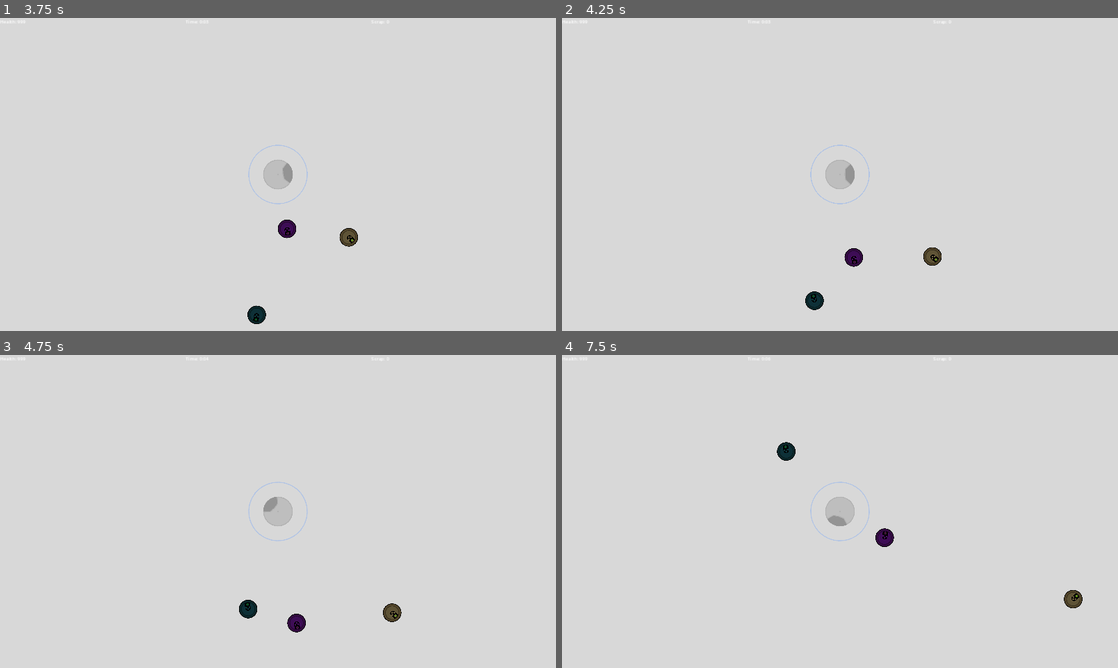
Above: before the commit, frames 1-4 (two rows, left to right).
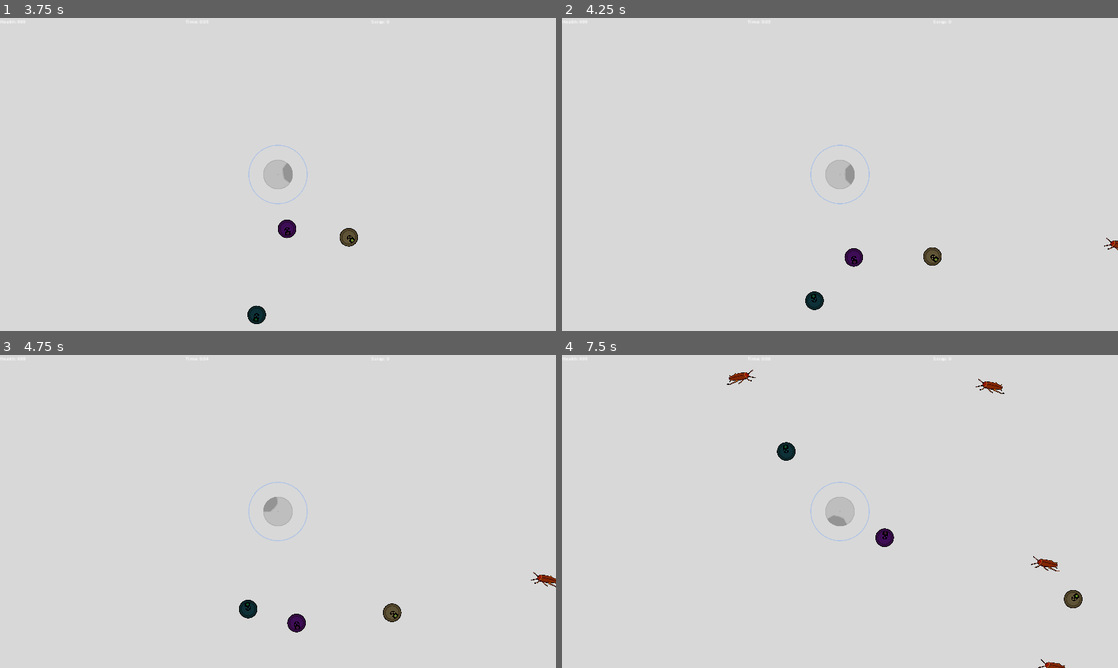
Above: after the commit, the same moments.

Repository: PlainOldNoah/DroneDeployer
Game: Godot game, scene res://main/main.tscn
Two runs of this game, one before a commit and one after it. Both use one fixed random seed, a clock stepped at 60 frames per second and the inputs below.
Inputs (mouse positions are in pixels of both pictures, inside the frame that each line leads up to):
- Up to frame 1 (3.75 s): click "Start Game" at 0.5 s; tap Enter at 1.25 s; move the mouse to (250, 237) at 1.27 s; press the mouse at (250, 237) at 1.28 s; move the mouse to (444, 221) at 2.02 s; release the mouse at (444, 221) at 2.03 s; click (444, 221) at 2.1 s; move the mouse to (111, 127) at 2.77 s; press the mouse at (111, 127) at 2.78 s; move the mouse to (305, 174) at 3.52 s; release the mouse at (305, 174) at 3.53 s; click (305, 174) at 3.6 s
- Up to frame 2 (4.25 s): no input
- Up to frame 3 (4.75 s): move the mouse to (194, 433) at 4.27 s; press the mouse at (194, 433) at 4.28 s
- Up to frame 4 (7.5 s): move the mouse to (962, 495) at 5.02 s; release the mouse at (962, 495) at 5.03 s; click (962, 495) at 5.1 s; move the mouse to (728, 527) at 5.77 s; press the mouse at (728, 527) at 5.78 s; move the mouse to (895, 442) at 6.52 s; release the mouse at (895, 442) at 6.53 s; click (895, 442) at 6.6 s; move the mouse to (812, 574) at 7.27 s; press the mouse at (812, 574) at 7.28 s

Frame 1 is identical in both runs. In frame 2, less than 0.1% of the frame differs, in the area x 97-100%, y 70-75%; in frame 3, less than 0.1%; in frame 4, 0.4%, in the area x 29-91%, y 4-100%.

Commit message:
Enemy drops and scrap major overhaul

Diff:
--- a/Drone Deployer/drone_core/drone.gd
+++ b/Drone Deployer/drone_core/drone.gd
@@ -109,20 +109,20 @@
 		rotation = lerp_angle(rotation, velocity.angle() + PI/2, 0.15)
 
 ## Sets the velocity from a provided angle in radians and speed
-func set_velocity_from_radians(radians:float, speed:int=data.speed):
+func set_velocity_from_radians(radians:float, speed:float=data.speed):
 	set_velocity_from_vector(Vector2.from_angle(radians), speed)
 
 ## Sets the velocity from a provided vector
-func set_velocity_from_vector(vector:Vector2, speed:int=data.speed):
+func set_velocity_from_vector(vector:Vector2, speed:float=data.speed):
 	set_velocity(vector.normalized() * speed)
 
 # === Misc ===
 
 func debug_randomize_values():
 	$Sprite.modulate = Color(randf(), randf(), randf())
-	data.max_speed = randi_range(100, 300)
-	data.damage = randi_range(1,10)
-	data.max_battery = randi_range(100,500)
+#	data.max_speed = randi_range(100, 300)
+#	data.damage = randi_range(1,10)
+#	data.max_battery = randi_range(100,500)
 	emit_signal("stats_updated", self)
 
 ## Toggle both the solid colliding body as well as the area2d scanners
@@ -132,27 +132,22 @@
 	collection_range.get_node("CollisionShape2D").set_deferred("disabled", scanner_value)
 
 
-## Set the drone to collectable when outside the range
-#func ddcc_perimeter_exited():
-#	collectable = true
+## When an enemy or pickup enters the Drone's "Body"
+func _on_pseudo_body_area_entered(area):
+	if area.is_in_group("enemy"):
+		if area.health > data.damage:
+			data.knockback_velocity = area.global_position.direction_to(global_position) * 200
+			area.take_hit(data.damage)
+		else:
+			area.take_hit(data.damage)
+	elif area.is_in_group("scrap"):
+		data.collected_scrap += area.value
+		area.queue_free()
 
 
-func _on_pseudo_body_area_entered(area):
-	pass
-#	if area.is_in_group("enemy"):
-#		if area.health > data.damage:
-#			data.speed = data.max_speed # TEMP FIX
-#			activate_knockback()
-#			area.take_hit(data.damage)
-#		else:
-#			area.take_hit(data.damage)
-#	elif area.is_in_group("pickup"):
-#		collected_scrap += area.scrap_value
-#		area.queue_free()
-
-
+## Begins attraction of scrap items
 func _on_vacuum_area_area_entered(area):
-	pass # Replace with function body.
+	area.attract_target = self
 
 
 ## Returns the current scrap amount and resets it to 0
@@ -160,11 +155,3 @@
 	var output := roundi(data.collected_scrap)
 	data.collected_scrap = 0
 	return output
-
-
-# Setter for stats, prints warning if statically typed items are unequal
-#func set_stat(stat:String, value):
-#	if data.has(stat):
-#		if (typeof(data.get(stat))) != (typeof(value)):
-#			print_debug("WARNING: setting drone stat of type <", (typeof(data.get(stat))), "> with type <", (typeof(value)), ">")
-#		data[stat] = value
--- a/Drone Deployer/drone_core/drone.tscn
+++ b/Drone Deployer/drone_core/drone.tscn
@@ -31,6 +31,7 @@
 shape = SubResource("CircleShape2D_3xr3n")
 
 [node name="PseudoBody" type="Area2D" parent="."]
+editor_description = "Acts as the drone's body for Area based collisions. Drone root handles Body collisions"
 collision_layer = 0
 collision_mask = 36
 
@@ -40,6 +41,7 @@
 debug_color = Color(0.552941, 0.564706, 0, 0.235294)
 
 [node name="VacuumArea" type="Area2D" parent="."]
+editor_description = "Item pickup"
 collision_layer = 0
 collision_mask = 32
 
--- a/Drone Deployer/enemies/roach.gd
+++ /dev/null
@@ -1,7 +0,0 @@
-extends "res://enemies/base_enemy.gd"
-
-
-func _ready():
-#	max_hp = randi_range(1,2)
-
-	super._ready()
--- a/Drone Deployer/enemies/roach.tscn
+++ /dev/null
@@ -1,31 +0,0 @@
-[gd_scene load_steps=6 format=3 uid="uid://c4t4k6ucmdjsw"]
-
-[ext_resource type="PackedScene" uid="uid://e7ud1rls0atx" path="res://enemies/base_enemy.tscn" id="1_jeqh5"]
-[ext_resource type="Script" path="res://enemies/roach.gd" id="2_tsqcy"]
-[ext_resource type="Texture2D" uid="uid://12ok6po7sk3k" path="res://assets/visual/roach.png" id="3_0oajm"]
-[ext_resource type="Texture2D" uid="uid://d2tbcl22i5j48" path="res://assets/visual/shadow.png" id="4_hbkxu"]
-
-[sub_resource type="CapsuleShape2D" id="CapsuleShape2D_s6l6r"]
-radius = 25.0
-height = 135.0
-
-[node name="Roach" instance=ExtResource("1_jeqh5")]
-scale = Vector2(0.4, 0.4)
-script = ExtResource("2_tsqcy")
-speed = 50
-max_hp = 1
-damage = 1
-
-[node name="Sprite2D" parent="." index="0"]
-texture = ExtResource("3_0oajm")
-
-[node name="Shadow" parent="." index="1"]
-z_index = -1
-position = Vector2(-13.75, 11.25)
-scale = Vector2(1.04779, 0.386029)
-texture = ExtResource("4_hbkxu")
-
-[node name="CollisionShape2D" parent="." index="2"]
-position = Vector2(-15, 12.5)
-rotation = -1.57079
-shape = SubResource("CapsuleShape2D_s6l6r")
--- a/Drone Deployer/enemies/base_enemy.gd
+++ b/Drone Deployer/enemy/enemies/base_enemy.gd
@@ -1,10 +1,14 @@
+class_name BaseEnemy
 extends Area2D
 
 signal died(enemy:Node)
 
-@export_range(0,999) var speed = 0
-@export_range(0,999) var max_hp = 0
+@export_range(0,999) var speed = 100
+@export_range(0,999) var max_hp = 1
 @export_range(0,999) var damage = 0
+
+## What this enemy will drop upon death. See [EnemyDrop].
+@export var death_drops:Array[EnemyDrop] = []
 
 var health:int = max_hp:
 	set(new_health):
--- a/Drone Deployer/enemies/base_enemy.tscn
+++ b/Drone Deployer/enemy/enemies/base_enemy.tscn
@@ -1,11 +1,11 @@
-[gd_scene load_steps=2 format=3 uid="uid://e7ud1rls0atx"]
+[gd_scene load_steps=2 format=3 uid="uid://bli1nht8rstt8"]
 
-[ext_resource type="Script" path="res://enemies/base_enemy.gd" id="1_uxrr6"]
+[ext_resource type="Script" path="res://enemy/enemies/base_enemy.gd" id="1_cm8ia"]
 
 [node name="BaseEnemy" type="Area2D"]
 collision_layer = 4
 collision_mask = 0
-script = ExtResource("1_uxrr6")
+script = ExtResource("1_cm8ia")
 
 [node name="Sprite2D" type="Sprite2D" parent="."]
 
--- /dev/null
+++ b/Drone Deployer/enemy/enemies/roach.gd
@@ -0,0 +1 @@
+extends BaseEnemy
--- /dev/null
+++ b/Drone Deployer/enemy/enemies/roach.tscn
@@ -0,0 +1,32 @@
+[gd_scene load_steps=8 format=3 uid="uid://da6phyx6p7d8l"]
+
+[ext_resource type="PackedScene" uid="uid://bli1nht8rstt8" path="res://enemy/enemies/base_enemy.tscn" id="1_hukca"]
+[ext_resource type="Script" path="res://enemy/enemies/roach.gd" id="1_lsbt8"]
+[ext_resource type="Texture2D" uid="uid://12ok6po7sk3k" path="res://assets/visual/roach.png" id="2_mhnil"]
+[ext_resource type="Script" path="res://enemy/enemy_drop.gd" id="3_mkesk"]
+[ext_resource type="PackedScene" uid="uid://bit6m1tc8743v" path="res://level_objects/scrap/slime.tscn" id="3_qucee"]
+
+[sub_resource type="Resource" id="Resource_s3jes"]
+script = ExtResource("3_mkesk")
+drop_scene = ExtResource("3_qucee")
+count = 15
+spread = 500
+
+[sub_resource type="CapsuleShape2D" id="CapsuleShape2D_xhers"]
+radius = 29.0
+height = 142.0
+
+[node name="Roach" instance=ExtResource("1_hukca")]
+scale = Vector2(0.5, 0.5)
+script = ExtResource("1_lsbt8")
+speed = 80
+damage = 1
+death_drops = Array[ExtResource("3_mkesk")]([SubResource("Resource_s3jes")])
+
+[node name="Sprite2D" parent="." index="0"]
+texture = ExtResource("2_mhnil")
+
+[node name="CollisionShape2D" parent="." index="2"]
+position = Vector2(-9, 0)
+rotation = 1.57079
+shape = SubResource("CapsuleShape2D_xhers")
--- /dev/null
+++ b/Drone Deployer/enemy/enemy_drop.gd
@@ -0,0 +1,9 @@
+class_name EnemyDrop
+extends Resource
+
+## [Scrap] item to be spawned
+@export var drop_scene:PackedScene
+## Number of drop_scene to be spawned
+@export var count:int = 1
+## Distance from center point to spawn items
+@export var spread:int = 50
--- a/Drone Deployer/enemies/enemy_manager.gd
+++ b/Drone Deployer/enemy/enemy_manager.gd
@@ -5,15 +5,15 @@
 
 var enemy_waves:Dictionary = {
 	3:{
-		"enemy":"res://enemies/roach.tscn",
+		"enemy":"res://enemy/enemies/roach.tscn",
 		"count":[1,1]
 	},
 	12:{
-		"enemy":"res://enemies/roach.tscn",
+		"enemy":"res://enemy/enemies/roach.tscn",
 		"count":[4,8]
 	},
 	24:{
-		"enemy":"res://enemies/roach.tscn",
+		"enemy":"res://enemy/enemies/roach.tscn",
 		"count":[10,20]
 	},
 }
--- a/Drone Deployer/enemies/enemy_manager.tscn
+++ b/Drone Deployer/enemy/enemy_manager.tscn
@@ -1,6 +1,6 @@
-[gd_scene load_steps=2 format=3 uid="uid://c60vo518lervr"]
+[gd_scene load_steps=2 format=3]
 
-[ext_resource type="Script" path="res://enemies/enemy_manager.gd" id="1_kswpw"]
+[ext_resource type="Script" path="res://enemy/enemy_manager.gd" id="1_kswpw"]
 
 [node name="EnemyManager" type="Node"]
 script = ExtResource("1_kswpw")
--- a/Drone Deployer/lvl_objects/base_pickup.tscn
+++ b/Drone Deployer/level_objects/base_pickup.tscn
@@ -1,6 +1,6 @@
-[gd_scene load_steps=2 format=3 uid="uid://8c5vs6jxnlge"]
+[gd_scene load_steps=2 format=3 uid="uid://c1rq7ccyghbnb"]
 
-[ext_resource type="Script" path="res://lvl_objects/base_pickup.gd" id="1_hqoa6"]
+[ext_resource type="Script" path="res://level_objects/base_pickup.gd" id="1_hqoa6"]
 
 [node name="BasePickup" type="Area2D"]
 collision_layer = 32
--- a/Drone Deployer/lvl_objects/enemy_drop.gd
+++ b/Drone Deployer/level_objects/enemy_drop.gd
@@ -1,4 +1,4 @@
-extends "res://lvl_objects/base_pickup.gd"
+extends "res://level_objects/base_pickup.gd"
 
 var scrap_value := 0.0
 
--- a/Drone Deployer/lvl_objects/enemy_drop.tscn
+++ b/Drone Deployer/level_objects/enemy_drop.tscn
@@ -1,8 +1,8 @@
-[gd_scene load_steps=5 format=3 uid="uid://chcyg88atn7o5"]
+[gd_scene load_steps=5 format=3 uid="uid://cgb0hjnqj22g"]
 
-[ext_resource type="PackedScene" uid="uid://8c5vs6jxnlge" path="res://lvl_objects/base_pickup.tscn" id="1_vsc6o"]
+[ext_resource type="PackedScene" path="res://level_objects/base_pickup.tscn" id="1_vsc6o"]
 [ext_resource type="Texture2D" uid="uid://cyjq13tmcd5j6" path="res://assets/visual/splatter_spritesheet.png" id="2_5m44v"]
-[ext_resource type="Script" path="res://lvl_objects/enemy_drop.gd" id="2_jkol5"]
+[ext_resource type="Script" path="res://level_objects/enemy_drop.gd" id="2_jkol5"]
 
 [sub_resource type="CircleShape2D" id="CircleShape2D_q20ad"]
 radius = 13.0
--- /dev/null
+++ b/Drone Deployer/level_objects/scrap/scrap.gd
@@ -0,0 +1,43 @@
+class_name Scrap
+extends Area2D
+
+@export var value:float = 1
+@export var size_variance:float = 0.2
+
+@onready var sprite := $Sprite2D
+
+var attract_target:Node = null:
+	set(new_target):
+		attract_target = new_target
+		if attract_target == null:
+			set_physics_process(false)
+		else:
+			set_physics_process(true)
+
+
+func _ready():
+	add_to_group("scrap")
+	randomize_texture_variation()
+	randomize_size()
+
+	set_physics_process(false)
+
+
+func _physics_process(delta):
+	move_to(attract_target.global_position)
+
+
+## For sprite sheets, select one sprite
+func randomize_texture_variation():
+	var frame_count:int = sprite.hframes * sprite.vframes
+	sprite.frame = randi_range(0, frame_count - 1)
+	sprite.rotate(randf_range(0, TAU))
+
+## Scales up or down the scrap based on defined size_variance
+func randomize_size():
+	var rand_size_mult:float = randf_range(1 - size_variance, 1 + size_variance)
+	scale *= rand_size_mult
+
+## Lerps from current position to location
+func move_to(location:Vector2):
+	global_position = global_position.lerp(location, 0.1)
--- /dev/null
+++ b/Drone Deployer/level_objects/scrap/scrap.tscn
@@ -0,0 +1,10 @@
+[gd_scene load_steps=2 format=3 uid="uid://iawvkim48sek"]
+
+[ext_resource type="Script" path="res://level_objects/scrap/scrap.gd" id="1_w4hve"]
+
+[node name="Scrap" type="Area2D"]
+script = ExtResource("1_w4hve")
+
+[node name="Sprite2D" type="Sprite2D" parent="."]
+
+[node name="CollisionShape2D" type="CollisionShape2D" parent="."]
--- /dev/null
+++ b/Drone Deployer/level_objects/scrap/slime.tscn
@@ -0,0 +1,19 @@
+[gd_scene load_steps=4 format=3 uid="uid://bit6m1tc8743v"]
+
+[ext_resource type="PackedScene" uid="uid://iawvkim48sek" path="res://level_objects/scrap/scrap.tscn" id="1_ssjvw"]
+[ext_resource type="Texture2D" uid="uid://cyjq13tmcd5j6" path="res://assets/visual/splatter_spritesheet.png" id="2_g4hcx"]
+
+[sub_resource type="CircleShape2D" id="CircleShape2D_gawdk"]
+radius = 50.0
+
+[node name="Slime" instance=ExtResource("1_ssjvw")]
+scale = Vector2(0.5, 0.5)
+collision_layer = 32
+collision_mask = 0
+
+[node name="Sprite2D" parent="." index="0"]
+texture = ExtResource("2_g4hcx")
+hframes = 3
+
+[node name="CollisionShape2D" parent="." index="1"]
+shape = SubResource("CircleShape2D_gawdk")
--- a/Drone Deployer/main/gameboard.gd
+++ b/Drone Deployer/main/gameboard.gd
@@ -50,22 +50,32 @@
 
 
 ## When an enemy dies deal with it here
-func _on_enemy_death(enemy:Node):
-#	spawn_loot_to_map("res://lvl_objects/enemy_drop.tscn", enemy.global_position, 0.5, 5, 90)
-	spawn_loot_to_map("res://lvl_objects/enemy_drop.tscn", enemy.global_position, 0.5, 8, 120)
+func _on_enemy_death(enemy:BaseEnemy):
+	for i in enemy.death_drops.size():
+		for j in enemy.death_drops[i].count:
+			var drop_inst := enemy.death_drops[i].drop_scene.instantiate()
+			add_node_to_lvl_obj(drop_inst)
+
+			## Random direction
+			var rand_angle:Vector2 = Vector2.from_angle(randf_range(0, TAU)).normalized()
+			## Random distance in random direction to offset scrap spawn
+			var offset:Vector2 = rand_angle * randf_range(0, enemy.death_drops[i].spread)
+
+			drop_inst.global_position = enemy.global_position + offset
+
 	enemy.queue_free()
 
 
 ## Takes a loot item and spawns in in the given location with count/quan and item spread
-func spawn_loot_to_map(loot_item:String, location:Vector2, value:float=0.0, count:int=1, spread:int=0):
-	var loot_scene = load(loot_item)
-	for i in count:
-		var loot_inst = loot_scene.instantiate()
-		var offset:Vector2 = Vector2(randf_range(-spread, spread), randf_range(-spread, spread))
-		loot_inst.global_position = location + offset
-		loot_inst.scrap_value = value
-		loot_inst.randomize_sprite()
-		add_node_to_lvl_obj(loot_inst)
+#func spawn_loot_to_map(loot_item:String, location:Vector2, value:float=0.0, count:int=1, spread:int=0):
+#	var loot_scene = load(loot_item)
+#	for i in count:
+#		var loot_inst = loot_scene.instantiate()
+#		var offset:Vector2 = Vector2(randf_range(-spread, spread), randf_range(-spread, spread))
+#		loot_inst.global_position = location + offset
+#		loot_inst.scrap_value = value
+#		loot_inst.randomize_sprite()
+#		add_node_to_lvl_obj(loot_inst)
 
 
 ## Return a random position around the gameboard some distance away
--- a/Drone Deployer/main/gameplay_manager/gameplay_manager.tscn
+++ b/Drone Deployer/main/gameplay_manager/gameplay_manager.tscn
@@ -13,7 +13,6 @@
 process_mode = 3
 editor_description = "Handles all gameplay events such as spawning enemies, controlling difficulty, updating score, taking damage, etc."
 script = ExtResource("1_y4rj8")
-enable_enemy_spawning = false
 ddcc_max_health = 999
 starting_drones = 3
 
--- a/Drone Deployer/project.godot
+++ b/Drone Deployer/project.godot
@@ -21,7 +21,7 @@
 GameplayManager="*res://main/gameplay_manager/gameplay_manager.tscn"
 MenuManager="*res://ui/menu_manager.tscn"
 DroneManager="*res://drone_core/drone_manager.gd"
-EnemyManager="*res://enemies/enemy_manager.tscn"
+EnemyManager="*res://enemy/enemy_manager.tscn"
 AugmentFactory="*res://drone_mods/augment_factory.gd"
 CraftingDb="*res://databases/crafting_db.gd"
 
Not shown, changed: Drone Deployer/documentation/groups.txt
Not shown, changed: Drone Deployer/documentation/visual_layers.txt
Renamed: Drone Deployer/lvl_objects/base_pickup.gd -> Drone Deployer/level_objects/base_pickup.gd
